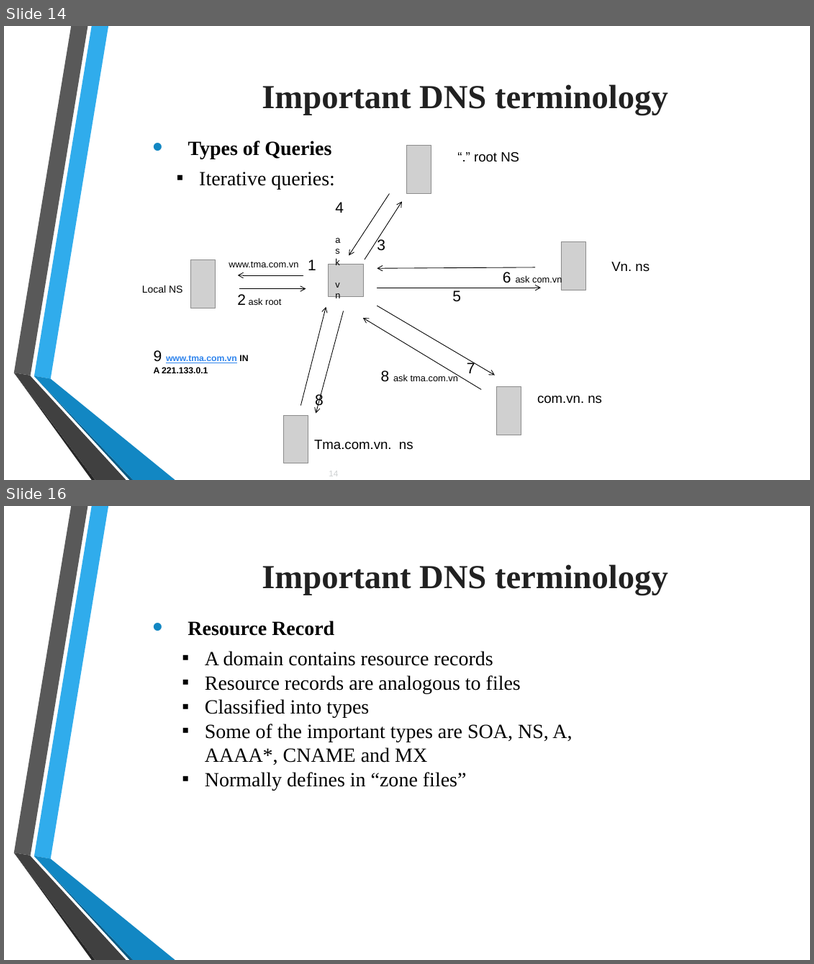
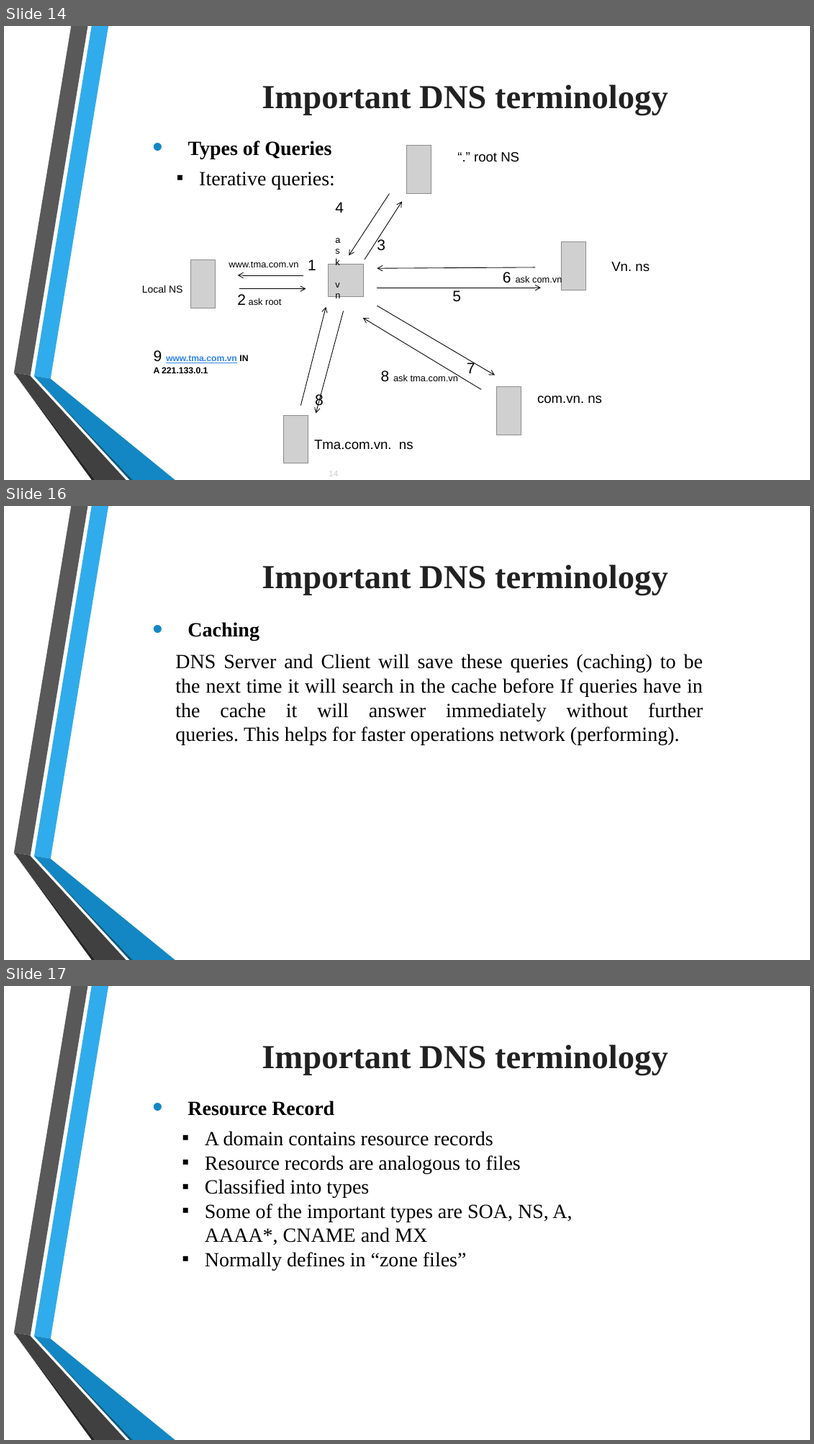
Before and after one commit to tiendatdk3493/Tai_Lieu, a slide deck: Domain Name System (DNS).pptx. Shown one above the other, each under a label of ours: slides 14 and 16 before the commit, slides 14, 16 and 17 after it; the slides between them are not shown. The pictures are 814x964 and 814x1444 pixels, drawn with LibreOffice and Linux fonts; fonts in the diff are those of the drawing; grey boxes stand for pictures; background and template pictures are left out. Boxes give left, top, right and bottom in pixels: in the first picture for what was removed or moved away, otherwise in the second. Text is boxed around its words. In the diff, an @@ line names an element or a change of style, - is before the commit and + after.

```diff
--- a/Domain Name System (DNS).pptx
+++ b/Domain Name System (DNS).pptx
@@ slide 16 added at (4,506,810,960), background picture (left out); not listed: 6 template elements that a slide beside it also shows @@
@@ text added at (262,564,669,595), 40 pt, text #212121, bold @@
+  Important DNS terminology
@@ text added at (188,622,260,641), 24 pt, text #000000, bold @@
+  • Caching
@@ text added at (175,654,703,745), 24 pt, text #000000 @@
+DNS Server and Client will save these queries (caching) to be the next time it will search in the cache before If queries have in the cache it will answer immediately without further queries. This helps for faster operations network (performing).
@@ what was slide 16 is now slide 17 @@
```
Also in this commit, not shown: 2 slides changed, 6 other slides added, 1 other file.
